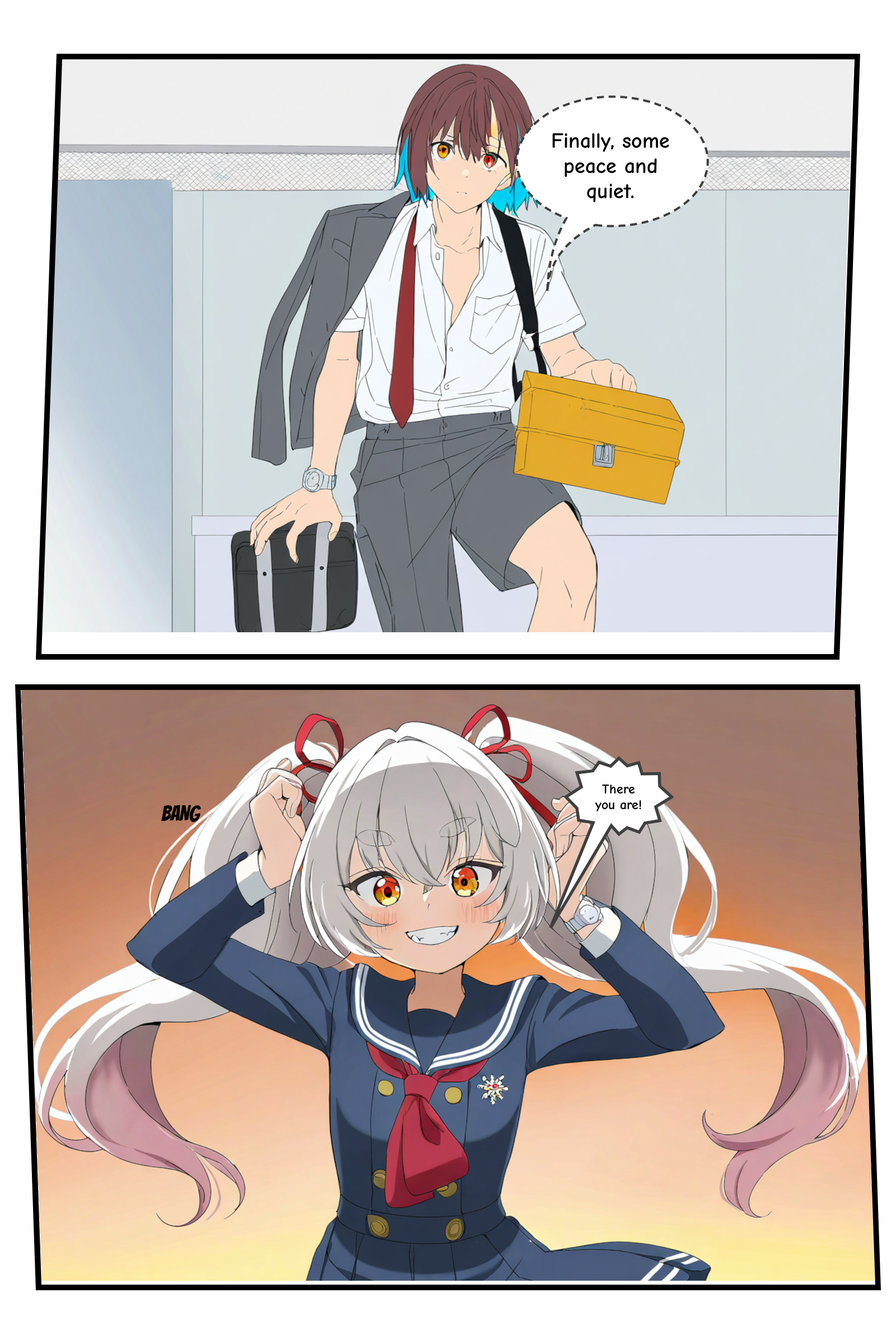
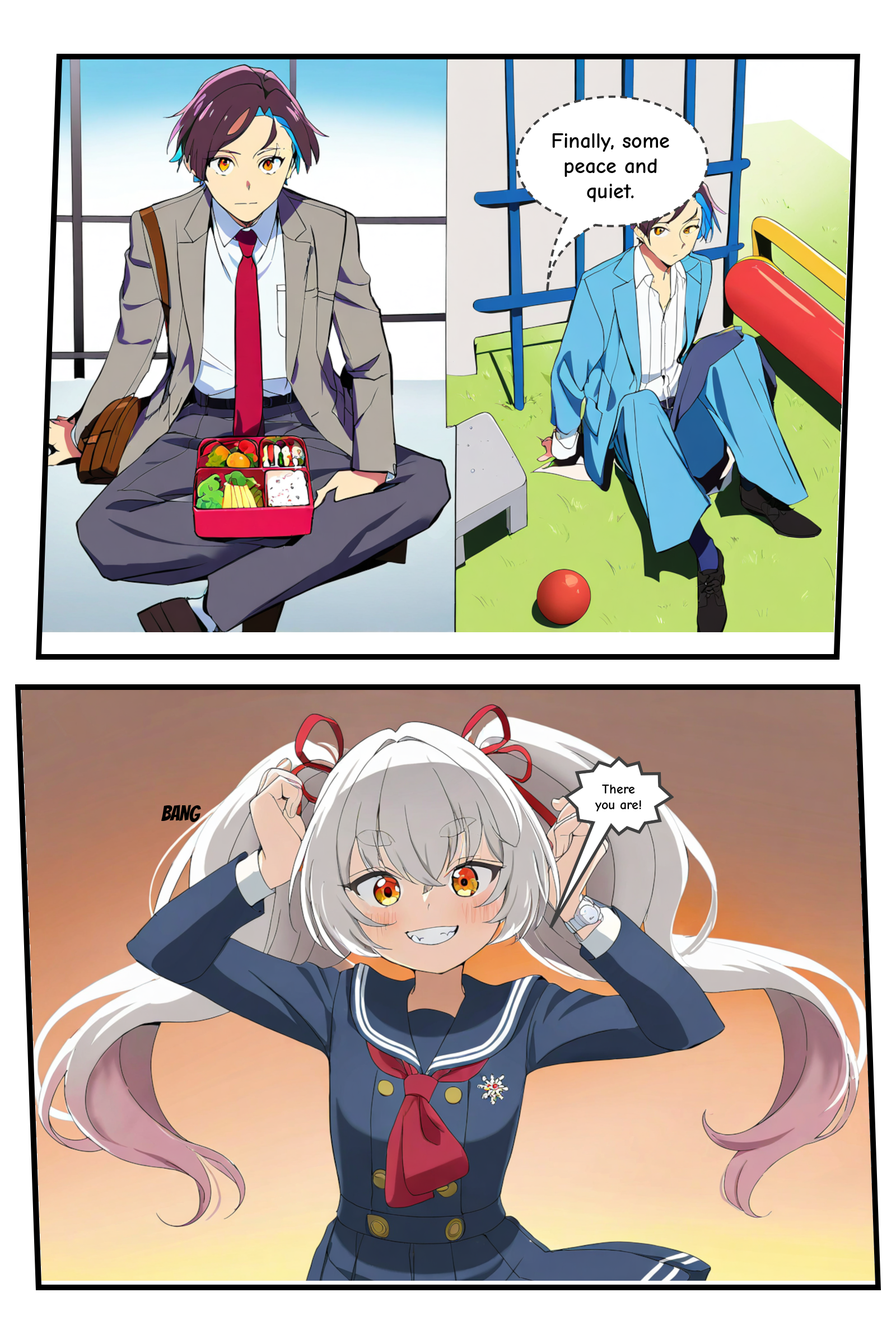
Before/after of a 896px x 1344px layered artwork. What changed in the layer stack:
added layer "001 Panel 1.1 d3e0995e608d-68b125722333 d3e0995e608d-a85d5ed84b7f" in group "001 Panel 1.1" over [41,59,854,633]
hid "001 Panel 1.1 render" over [41,59,854,633]
